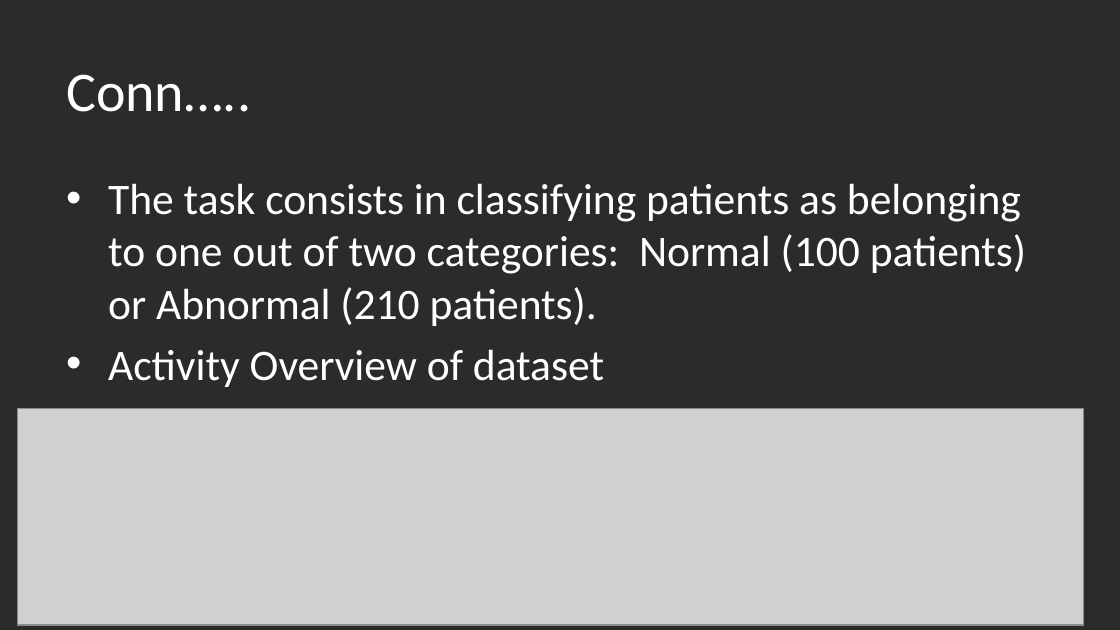
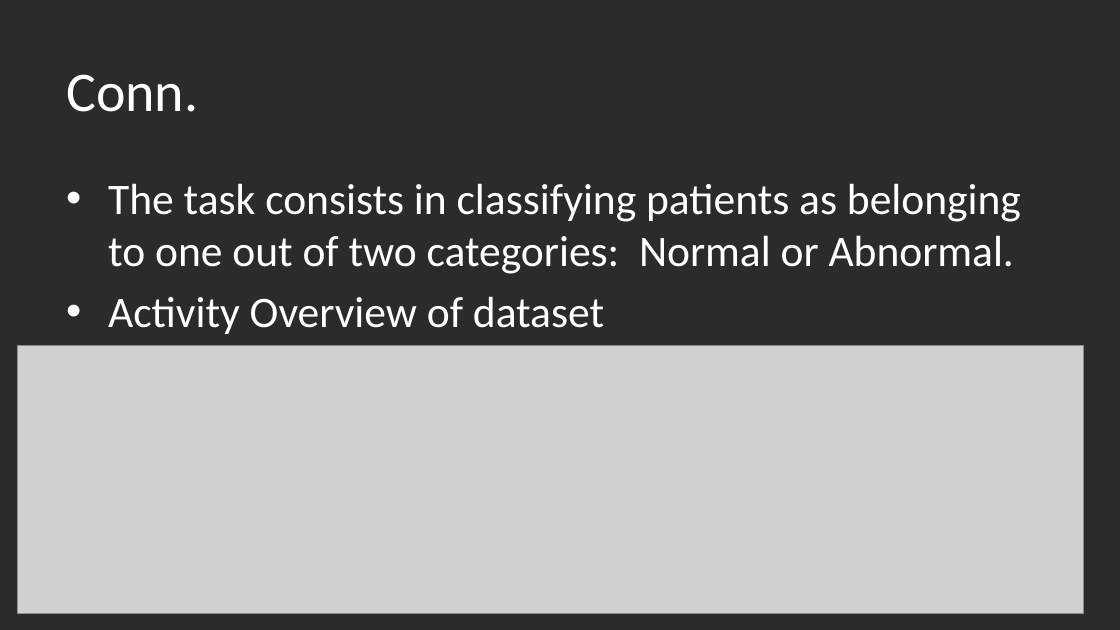
Before and after one commit to sherifRoshdy/Machine-learning-project, a slide deck: slide 10 of ML.pptx (slide 7 before the commit). Drawn at 1120x630 pixels with LibreOffice and Linux fonts; fonts in the diff are those of the drawing; grey boxes stand for pictures; background and template pictures are left out; a plain dark background stands for a picture behind light text. Boxes give left, top, right and bottom in pixels: in the first picture for what was removed or moved away, otherwise in the second. Text is boxed around its words. In the diff, an @@ line names an element or a change of style, - is before the commit and + after.

```diff
--- a/ML.pptx
+++ b/ML.pptx
@@ title at bbox=[66, 74, 198, 112]: text changed @@
-Conn…..
+Conn.
@@ text at bbox=[108, 183, 1021, 274]: text changed @@
-• The task consists in classifying patients as belonging to one out of two categories: Normal (100 patients) or Abnormal (210 patients).
+• The task consists in classifying patients as belonging to one out of two categories: Normal or Abnormal.
@@ picture: place and size @@
-picture at bbox=[18, 409, 1084, 625]
+picture at bbox=[18, 345, 1084, 613]
```
Also in this commit, not shown: 6 other slides changed, 22 slides added, 1 slide removed, 1 other file.
